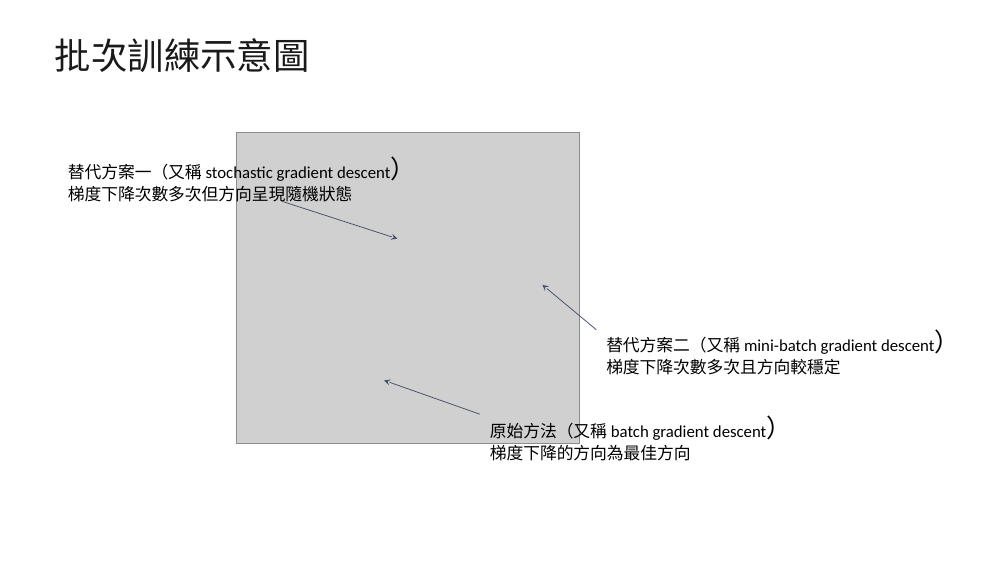
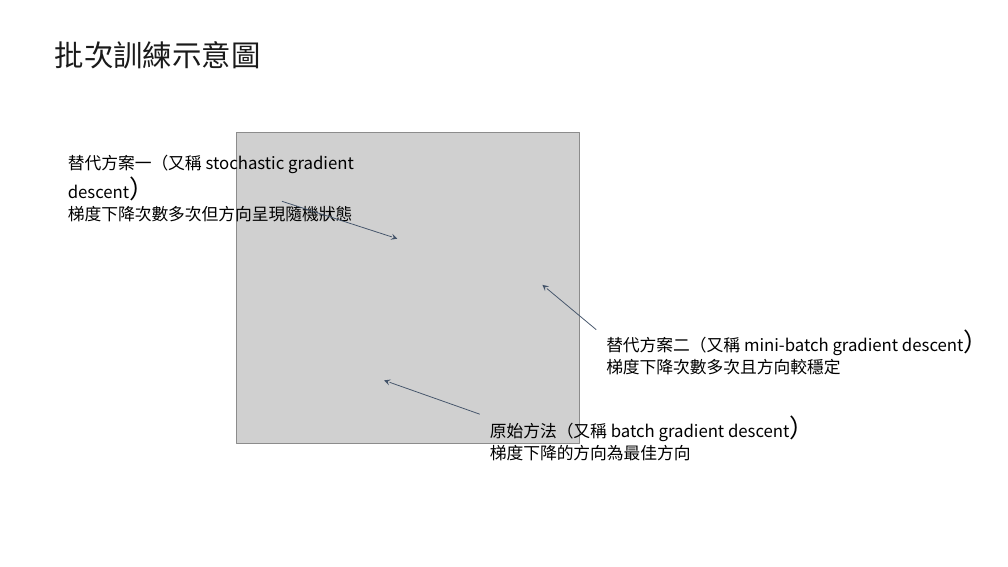
Before and after one commit to andy6804tw/deep-learning, a slide deck: slide 7 of 3-DNN/Presentation.pptx. Drawn at 1008x567 pixels with LibreOffice and Linux fonts; fonts in the diff are those of the drawing; grey boxes stand for pictures. Boxes give left, top, right and bottom in pixels: in the first picture for what was removed or moved away, otherwise in the second. Text is boxed around its words. In the diff, an @@ line names an element or a change of style, - is before the commit and + after.

```diff
--- a/3-DNN/Presentation.pptx
+++ b/3-DNN/Presentation.pptx
@@ title "批次訓練示意圖" at [55, 41, 261, 69]: size 34.7 to 28 pt, font Arial to Noto Sans CJK SC @@
@@ font Calibri to Noto Sans CJK SC in 3 elements at [490, 420, 789, 461], [68, 152, 354, 225], [606, 337, 963, 375] @@
```
Also in this commit, not shown: 7 other slides changed, 1 other file.
